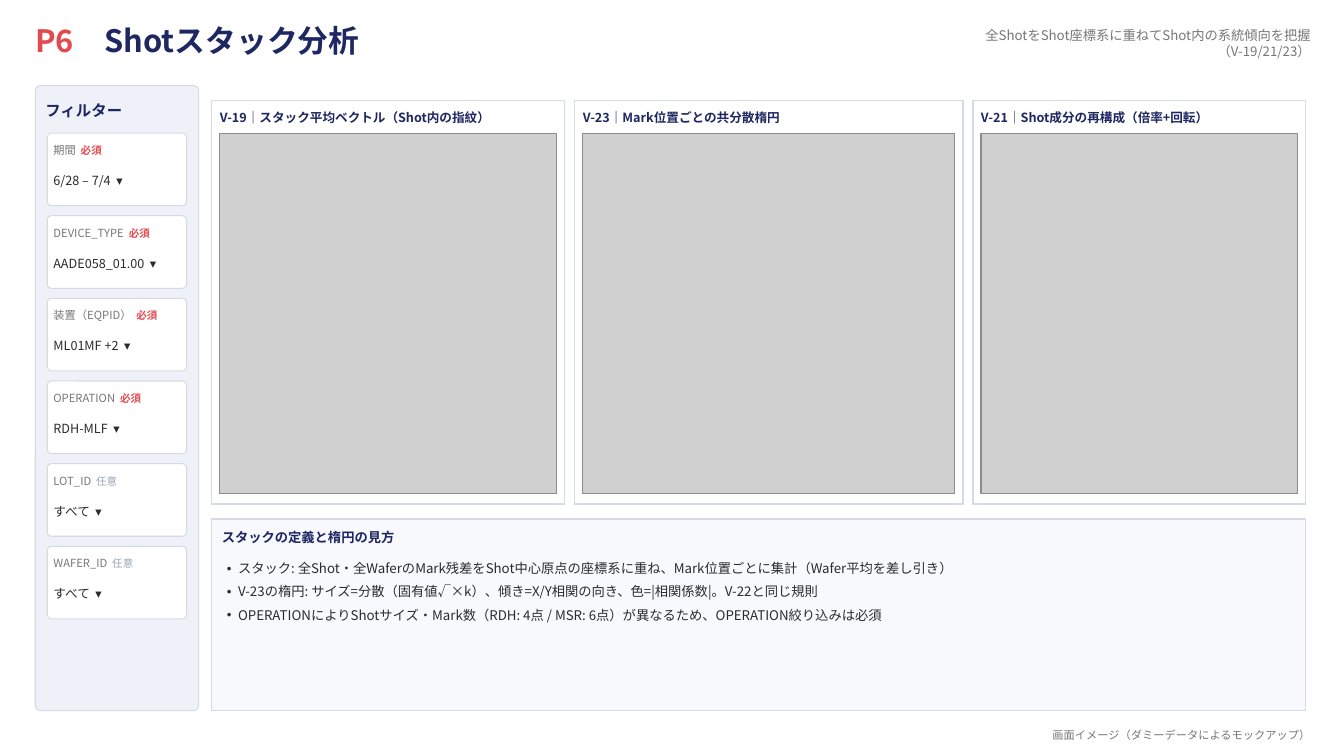
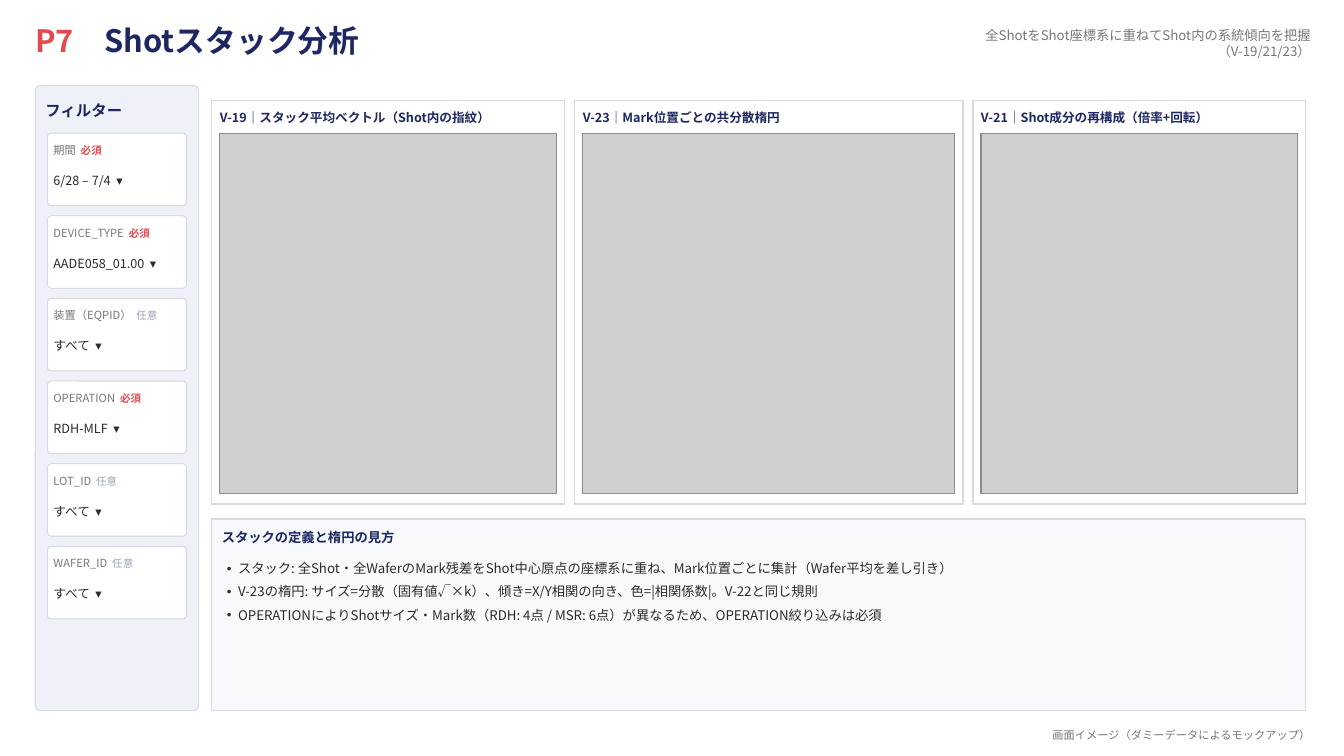
Before and after one commit to rsakamoto-0824/PowerBI_LithoBooster_DashBoard, a slide deck: slide 8 of dashboard_mockup.pptx (slide 7 before the commit). Drawn at 1344x756 pixels with LibreOffice and Linux fonts; fonts in the diff are those of the drawing; grey boxes stand for pictures. Boxes give left, top, right and bottom in pixels: in the first picture for what was removed or moved away, otherwise in the second. Text is boxed around its words. In the diff, an @@ line names an element or a change of style, - is before the commit and + after.

```diff
--- a/dashboard_mockup.pptx
+++ b/dashboard_mockup.pptx
@@ text at [35,26,360,55]: text changed @@
-P6 Shotスタック分析
+P7 Shotスタック分析
@@ text at [53,309,157,321]: text changed @@
-装置（EQPID） 必須
+装置（EQPID） 任意
@@ text at [53,340,89,351]: text changed @@
-ML01MF +2 ▾
+すべて ▾
```
Also in this commit, not shown: 6 other slides changed, 1 slide added, 1 other file.
